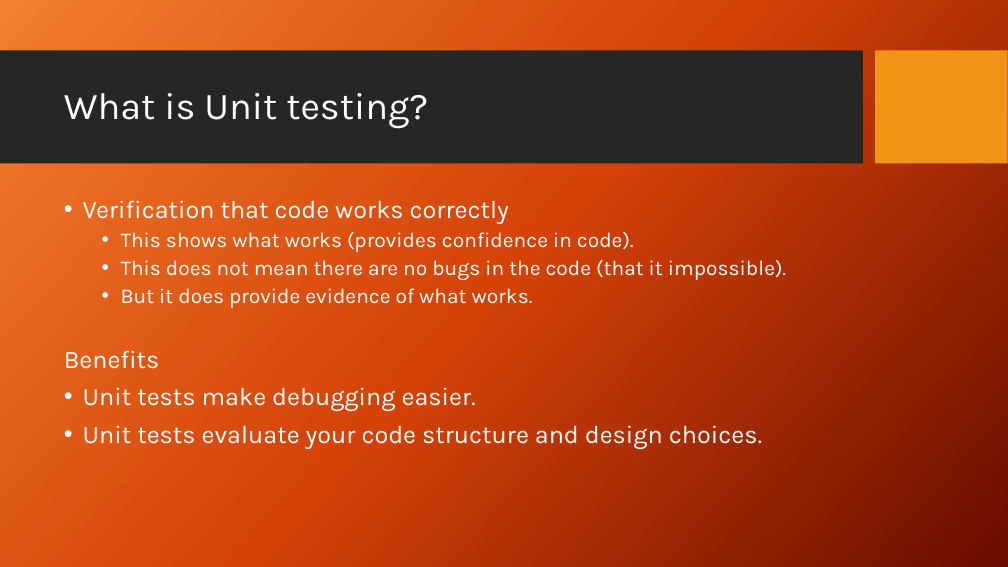
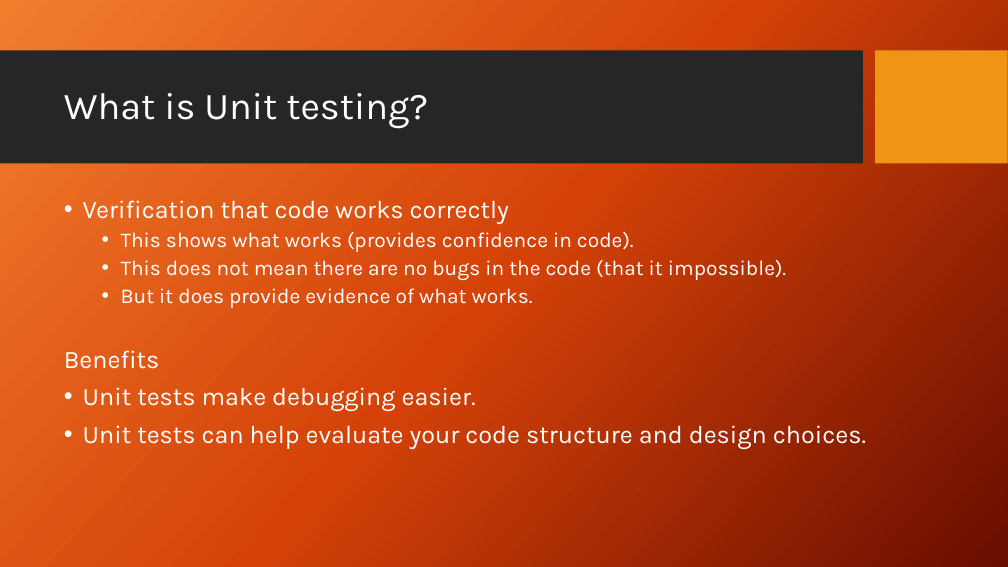
Before and after one commit to PrincetonUniversity/software_testing, a slide deck: slide 3 of UnitTestingSlides.pptx. Drawn at 1008x567 pixels with LibreOffice and Linux fonts; fonts in the diff are those of the drawing; background and template pictures are left out. Boxes give left, top, right and bottom in pixels: in the first picture for what was removed or moved away, otherwise in the second. Text is boxed around its words. In the diff, an @@ line names an element or a change of style, - is before the commit and + after.

```diff
--- a/UnitTestingSlides.pptx
+++ b/UnitTestingSlides.pptx
@@ text at (x1=83, y1=425, x2=866, y2=449): text changed @@
-• Unit tests evaluate your code structure and design choices.
+• Unit tests can help evaluate your code structure and design choices.
```
Also in this commit, not shown: 2 other slides changed, 7 slides added.
